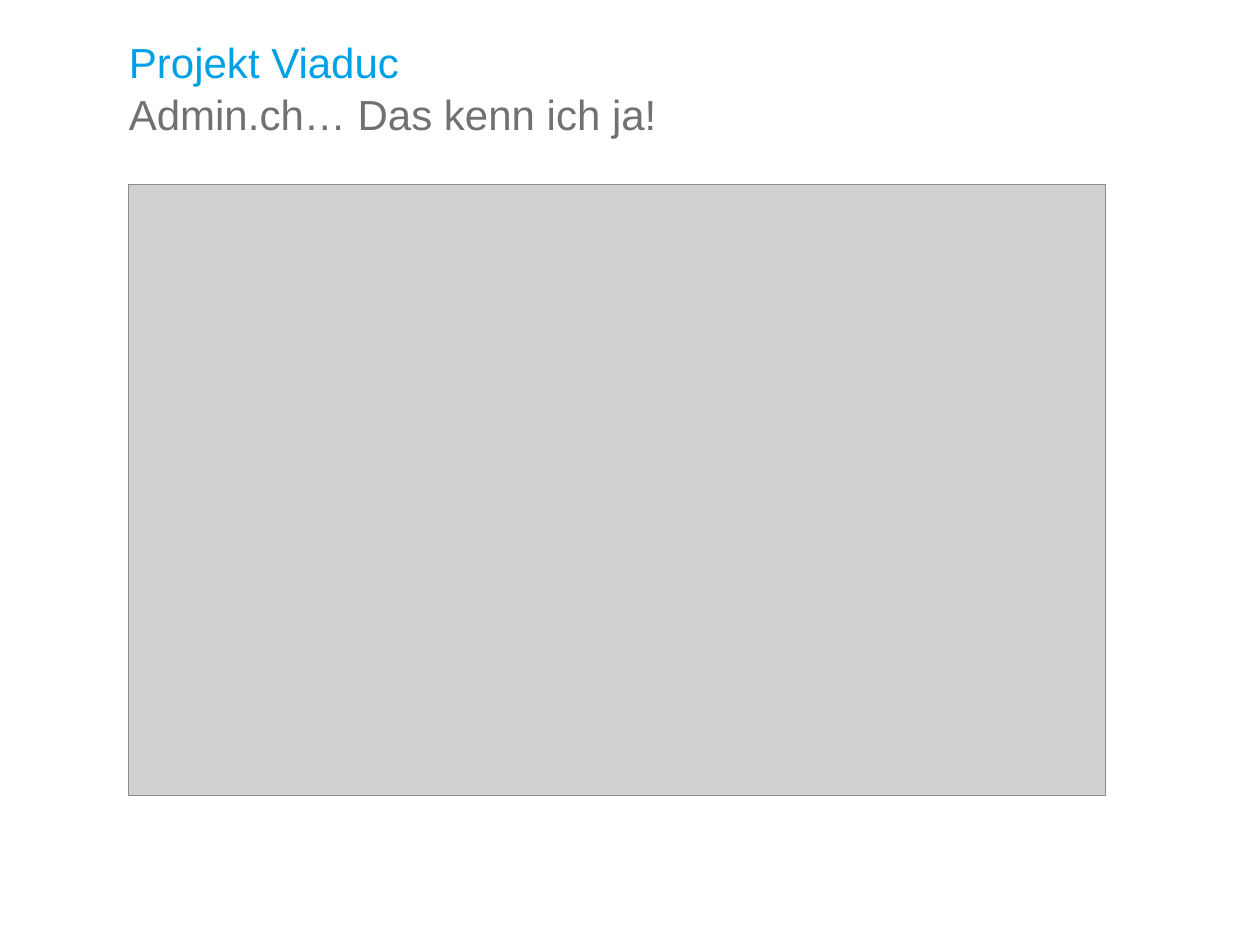
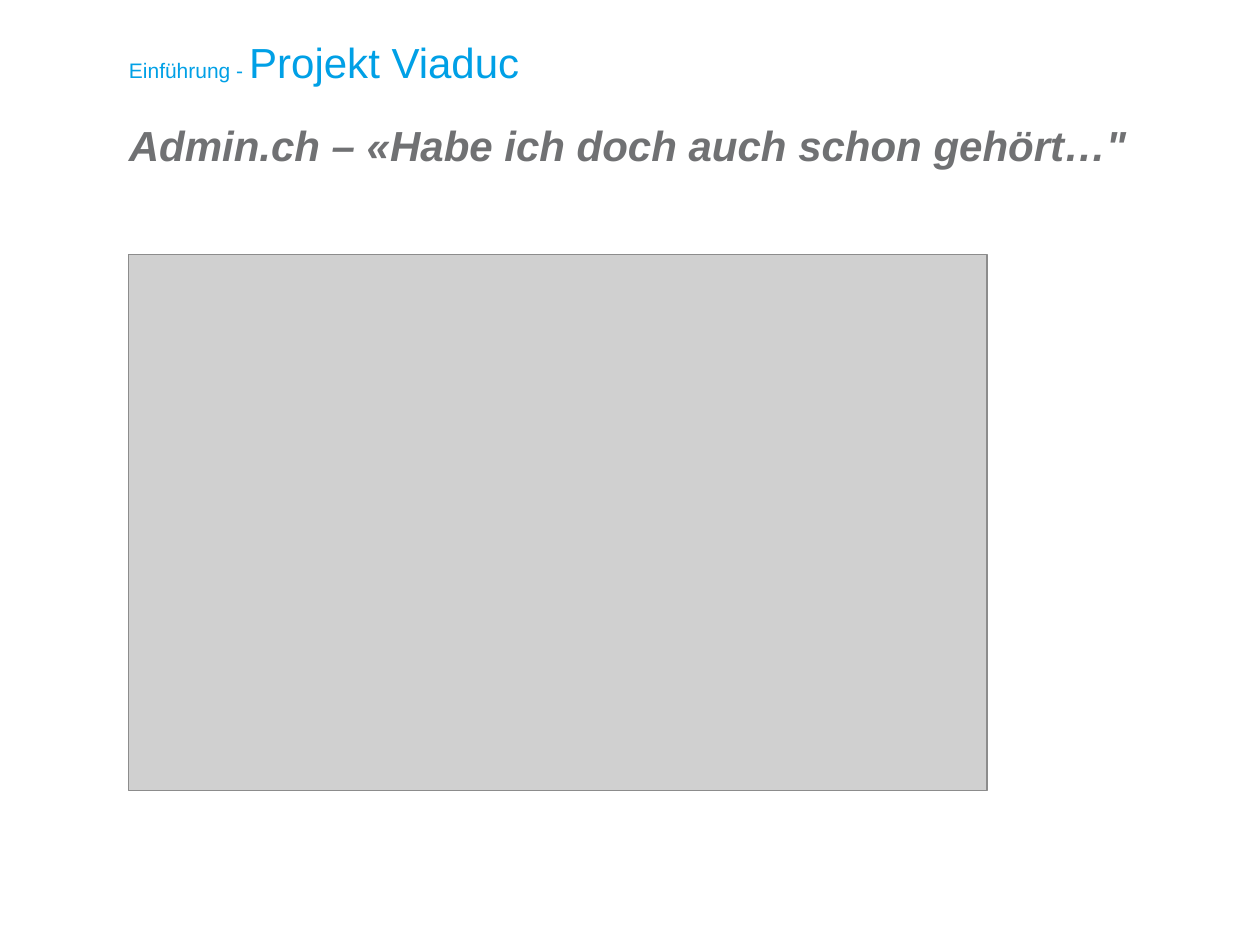
Before and after one commit to kre-cmi/IPA-KRE, a slide deck: slide 6 of doc/Zentralisierte Parameterverwaltung Präsentation.pptx. Drawn at 1260x945 pixels with LibreOffice and Linux fonts; fonts in the diff are those of the drawing; grey boxes stand for pictures; background and template pictures are left out. Boxes give left, top, right and bottom in pixels: in the first picture for what was removed or moved away, otherwise in the second. Text is boxed around its words. In the diff, an @@ line names an element or a change of style, - is before the commit and + after.

```diff
--- a/doc/Zentralisierte Parameterverwaltung Präsentation.pptx
+++ b/doc/Zentralisierte Parameterverwaltung Präsentation.pptx
@@ title at [129,47,520,86]: text changed @@
-Projekt Viaduc
+Einführung - Projekt Viaduc
@@ text at [129,130,1127,169]: text changed; bold on; italic on @@
-Admin.ch… Das kenn ich ja!
+Admin.ch – «Habe ich doch auch schon gehört…"
@@ picture: place and size @@
-picture at [129,185,1105,796]
+picture at [129,255,987,791]
```
Also in this commit, not shown: 14 other slides changed, 10 slides added, 3 slides removed.
